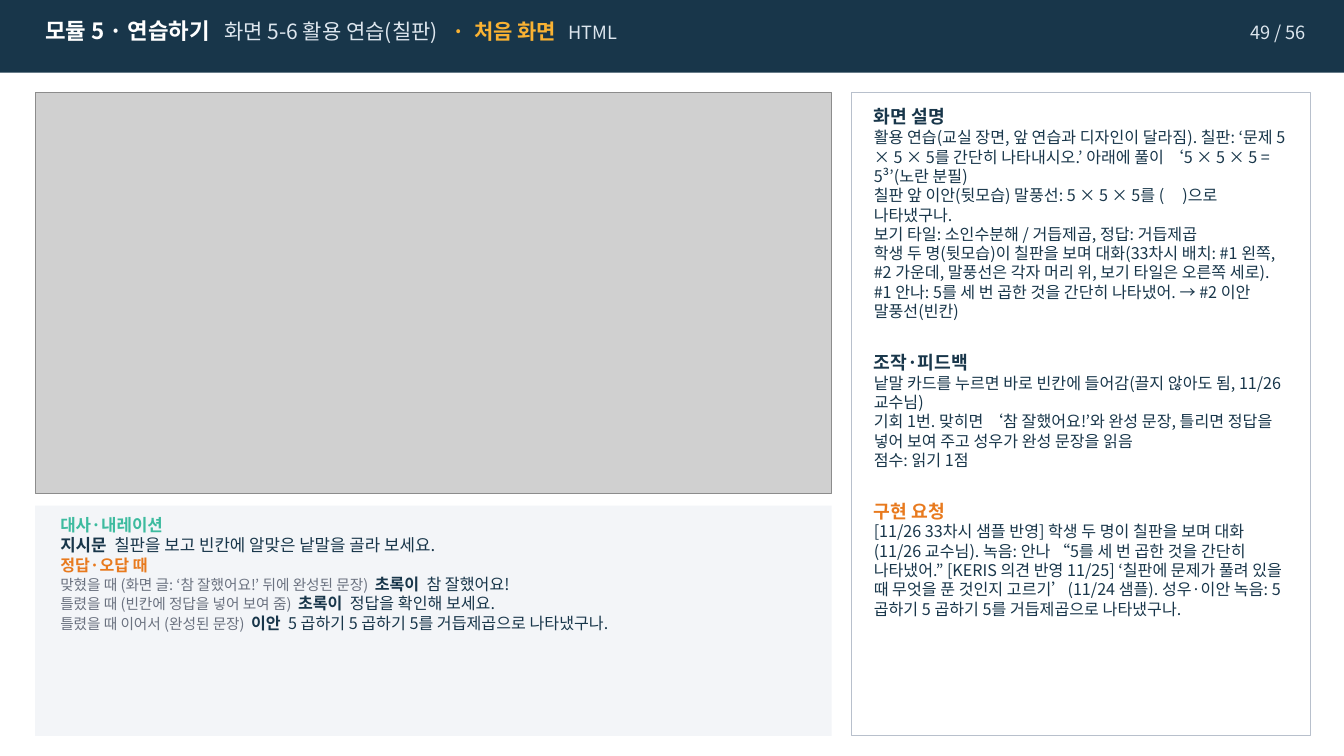
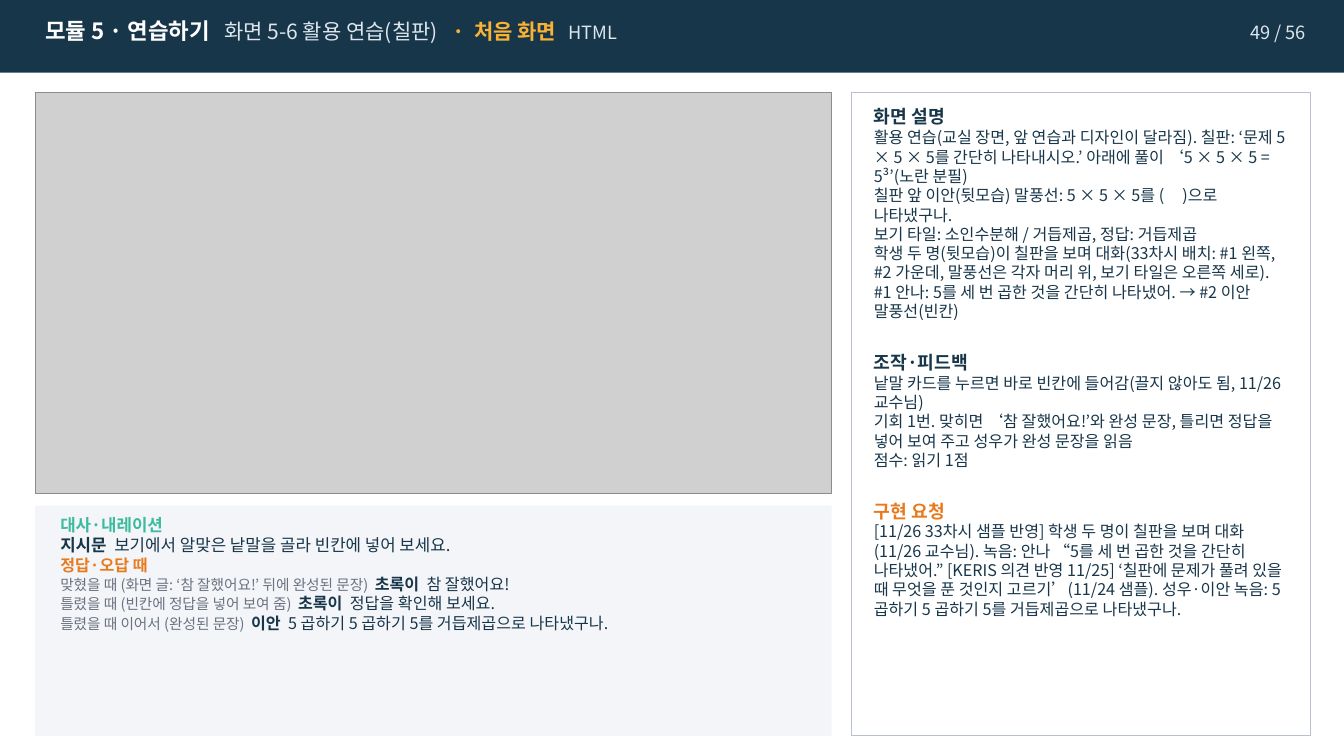
Before and after one commit to j333333766-hub/ksl-math-vocab-kit, a slide deck: slide 49 of 샘플/07차시_소인수분해_조창현_v7-1_스토리보드.pptx. Drawn at 1344x756 pixels with LibreOffice and Linux fonts; fonts in the diff are those of the drawing; grey boxes stand for pictures. Boxes give left, top, right and bottom in pixels: in the first picture for what was removed or moved away, otherwise in the second. Text is boxed around its words. In the diff, an @@ line names an element or a change of style, - is before the commit and + after.

```diff
--- a/샘플/07차시_소인수분해_조창현_v7-1_스토리보드.pptx
+++ b/샘플/07차시_소인수분해_조창현_v7-1_스토리보드.pptx
@@ text at (60, 537, 450, 553): text changed @@
-지시문 칠판을 보고 빈칸에 알맞은 낱말을 골라 보세요.
+지시문 보기에서 알맞은 낱말을 골라 빈칸에 넣어 보세요.
```
Also in this commit, not shown: 17 other slides changed, 6 other files.
